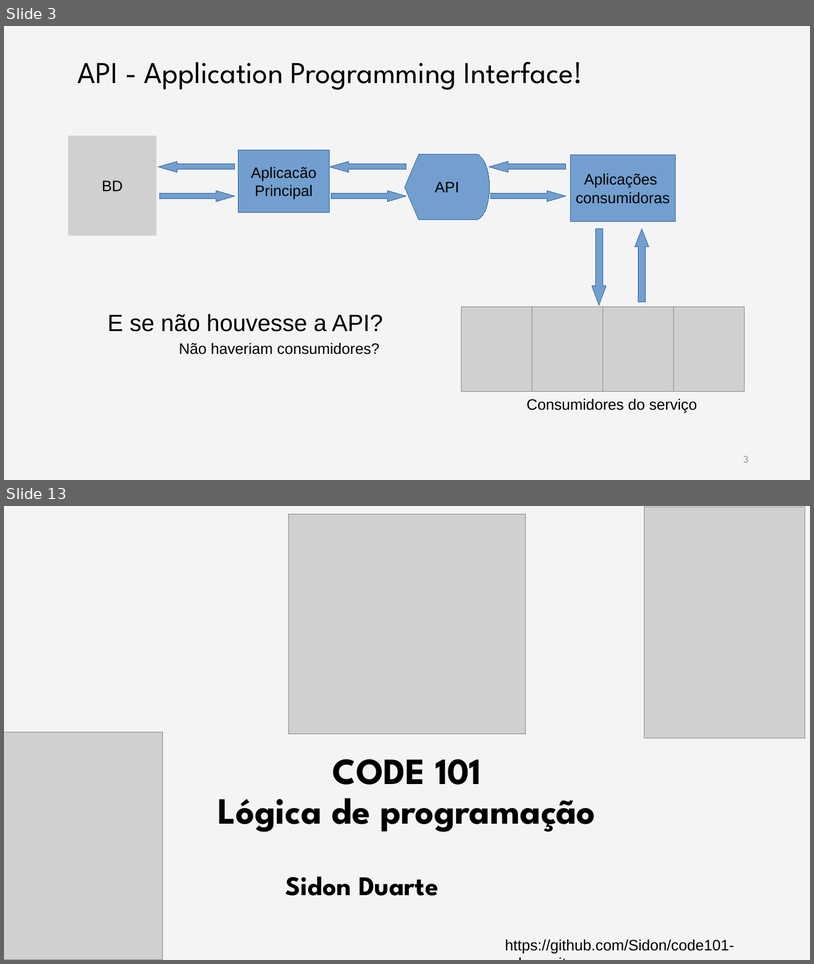
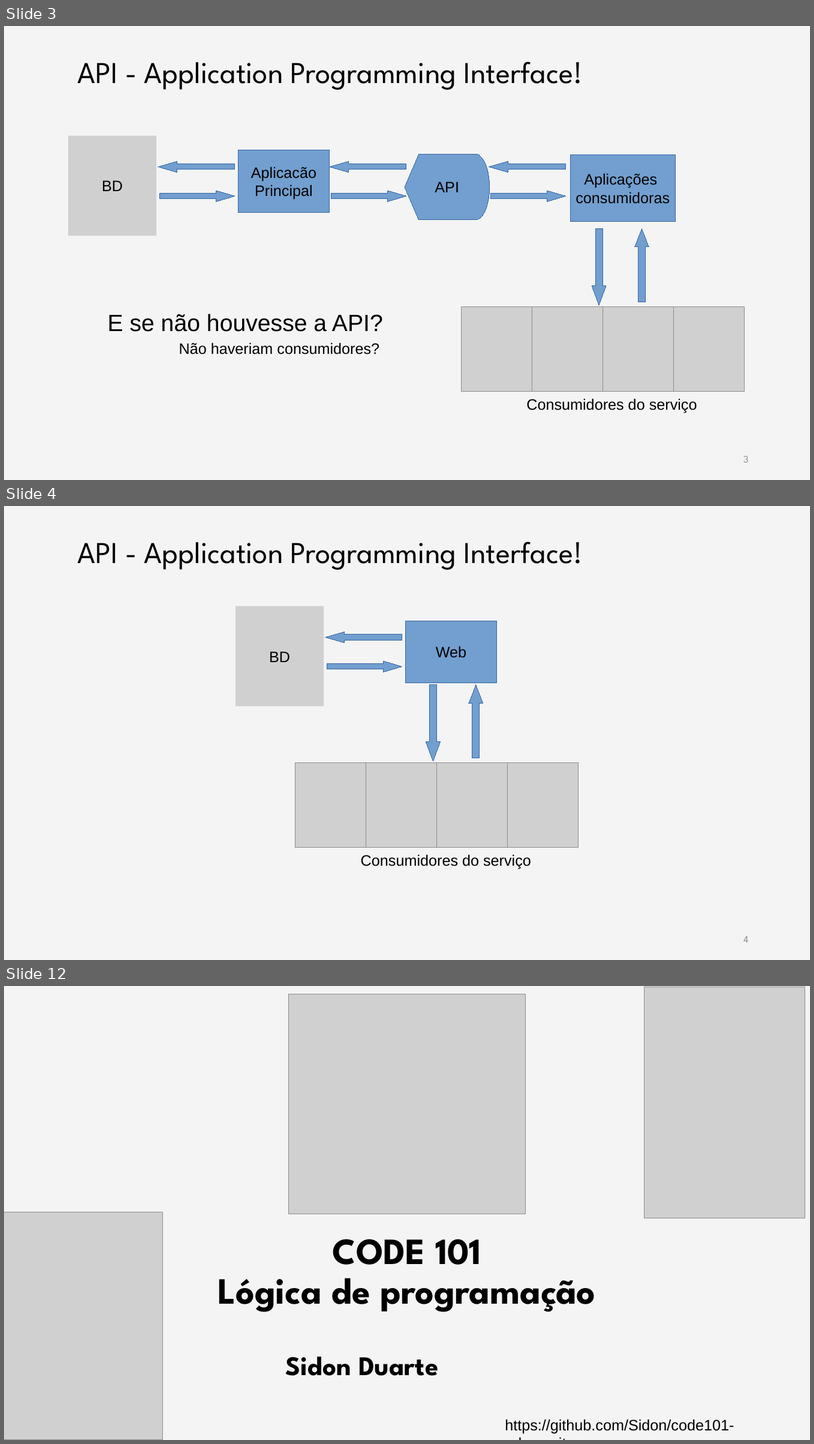
Before and after one commit to rodrisg/code101-edevo, a slide deck: aula3/aula3.odp. Shown one above the other, each under a label of ours: slides 3 and 13 before the commit, slides 3, 4 and 12 after it; the slides between them are not shown. The pictures are 814x964 and 814x1444 pixels, drawn with LibreOffice and Linux fonts; fonts in the diff are those of the drawing; grey boxes stand for pictures; background and template pictures are left out. Boxes give left, top, right and bottom in pixels: in the first picture for what was removed or moved away, otherwise in the second. Text is boxed around its words. In the diff, an @@ line names an element or a change of style, - is before the commit and + after.

```diff
--- a/aula3/aula3.odp
+++ b/aula3/aula3.odp
@@ slide 4 added at (4, 506, 810, 960), background #FFFFFF; not listed: 1 template element that a slide beside it also shows @@
@@ title added at (77, 541, 583, 570), 36 pt, text #000000 @@
+API - Application Programming Interface!
@@ group added at (236, 606, 579, 869): 5 pictures, 1 text, 1 down arrow, 1 up arrow, 1 left arrow, 1 right arrow, 1 rectangle @@
+Consumidores do serviço
+BD
+Web
@@ page number added at (744, 936, 749, 942), 12 pt, text #8B8B8B @@
+4
@@ what was slide 13 is now slide 12 @@
```
Also in this commit, not shown: 3 slides changed, 6 other slides added, 8 slides removed, 3 other files.
